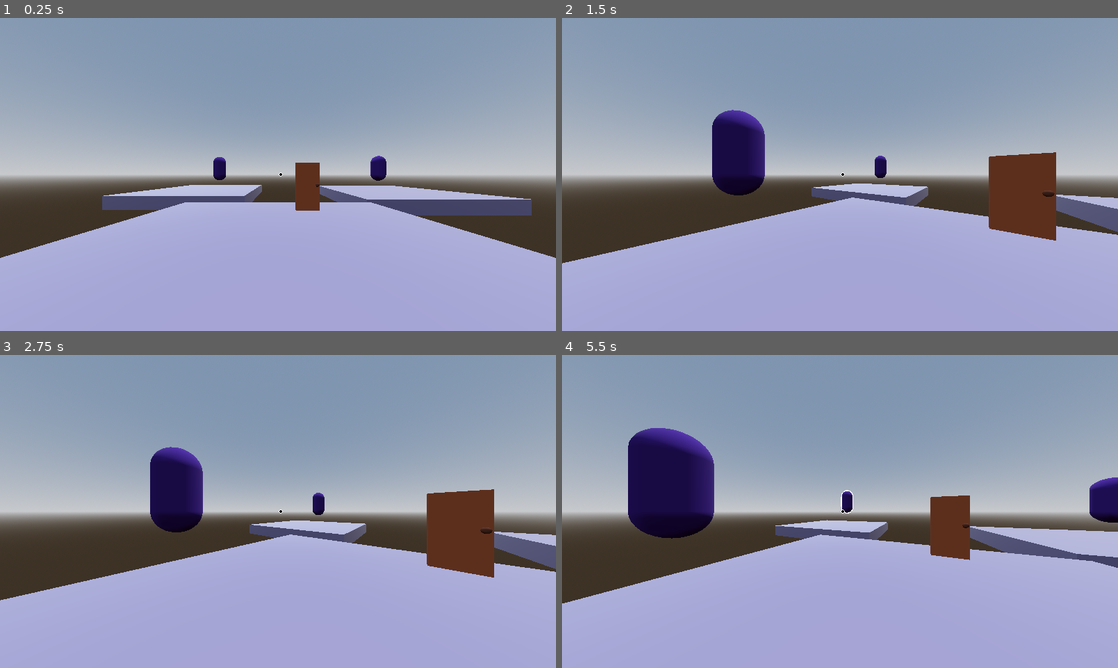
Above: before the commit, frames 1-4 (two rows, left to right).
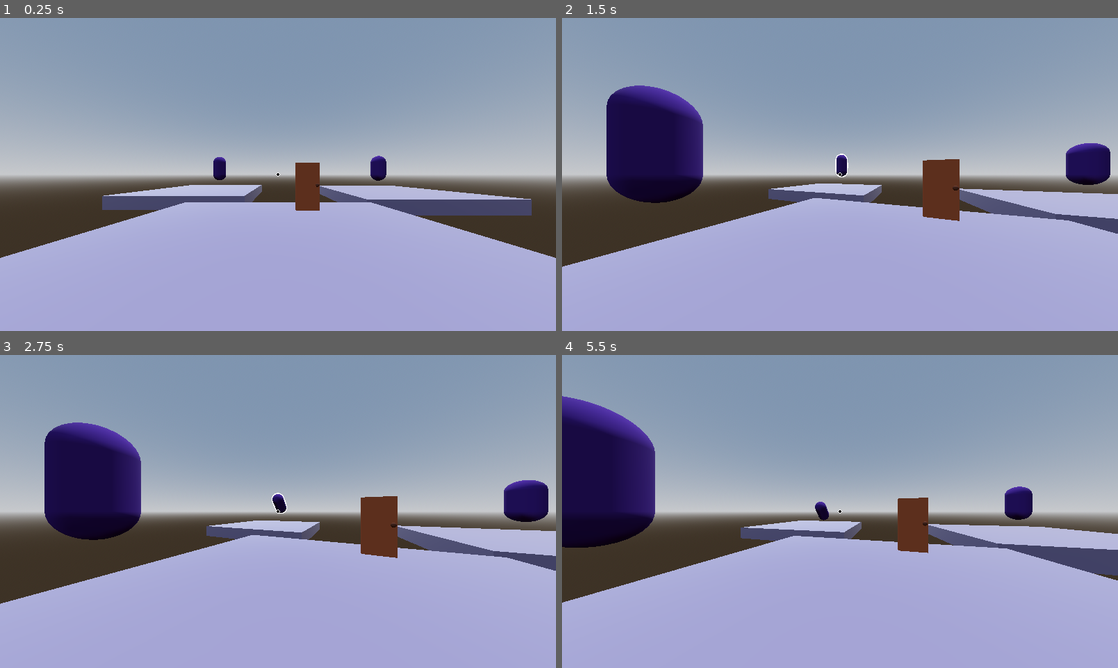
Above: after the commit, the same moments.

Repository: Illuminate-Wisc/Interactive-Lighthouse
Game: Godot game, scene res://src/scenes/main.tscn
The game is run twice, just before and just after one commit, with the same random seed, the same clock (stepped at 60 frames per second) and the same inputs.
Inputs:
- Up to frame 1 (0.25 s): no input
- Up to frame 2 (1.5 s): tap Enter (select) at 0.5 s; hold A (look_left) 0.53-1.28 s; tap Right (look_right) at 1.35 s
- Up to frame 3 (2.75 s): tap Enter (select) at 2.1 s
- Up to frame 4 (5.5 s): tap A (look_left) at 2.85 s; hold Right (look_right) 3.53-4.28 s; tap Enter (select) at 4.35 s; tap Space at 5 s; hold A (look_left) from 5.03 s (still down)

The runs differ from the first frame. In frame 1, less than 0.1% of the frame differs, in the area x 49-51%, y 49-51%; in frame 2, 16%, in the area x 0-100%, y 21-80%; in frame 3, 16%; in frame 4, 16%.

Commit message:
:bug: Fixes off-center crosshair

Diff:
--- a/src/player/player.gd
+++ b/src/player/player.gd
@@ -1,7 +1,7 @@
 extends Node3D
 class_name Player
 
-@export var rotation_speed: float = PI / 3
+@export var rotation_speed: float = PI / 5
 
 @onready var raycast: RayCast3D = $Camera3D/RayCast
 
--- a/src/player/player.tscn
+++ b/src/player/player.tscn
@@ -31,8 +31,6 @@
 anchors_preset = 15
 anchor_right = 1.0
 anchor_bottom = 1.0
-offset_left = 8.0
-offset_right = 8.0
 grow_horizontal = 2
 grow_vertical = 2
 
